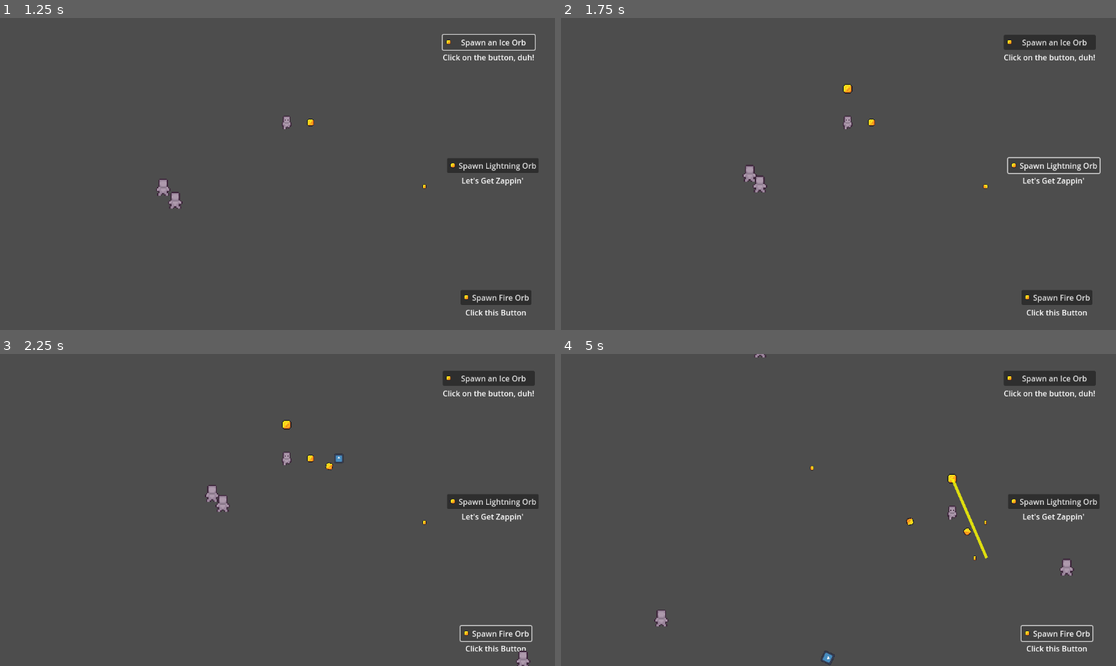
Above: before the commit, frames 1-4 (two rows, left to right).
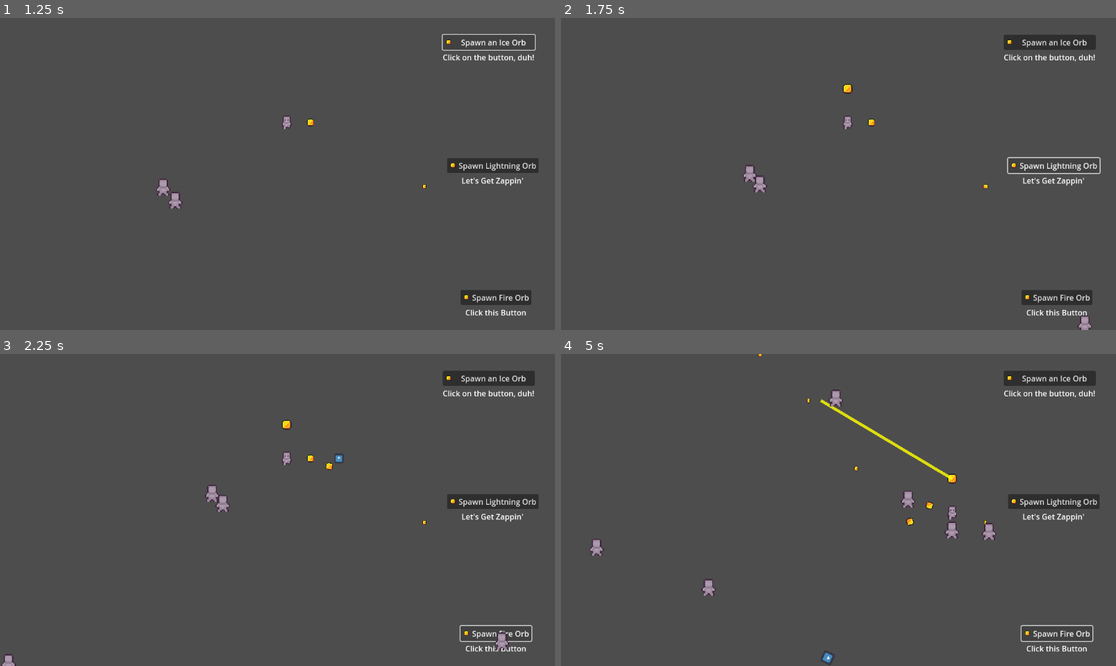
Above: after the commit, the same moments.

Repository: ImperatusGames/TopDownGame
Game: Godot game, scene res://game.tscn
Same seed, same stepped clock (60 frames per second), same inputs: the game is played once before the commit and once after it. The engine's default icon, where the game draws it, is replaced by a stand-in: a white triangle on a blue panel in a dark square.
Inputs:
- Up to frame 1 (1.25 s): click "Spawn an Ice Orb" at 0.5 s
- Up to frame 2 (1.75 s): click "Spawn Lightning Orb" at 1.25 s
- Up to frame 3 (2.25 s): click "Spawn Fire Orb" at 2 s
- Up to frame 4 (5 s): hold D (move_right) 2.78-3.53 s; hold S (move_down) 3.53-4.28 s; hold D (move_right) from 4.28 s (still down)

Frame 1 is identical in both runs. In frame 2, less than 0.1% of the frame differs, in the area x 93-96%, y 95-100%; in frame 3, 0.3%; in frame 4, 1.3%, in the area x 5-93%, y 0-88%.

Commit message:
Recursive Fun
Recursive fun is Recursive fun is Recursive fun is Re

Diff:
--- a/attack.gd
+++ b/attack.gd
@@ -3,3 +3,5 @@
 
 var attack_damage: float
 var attack_position: Vector2
+var slow: bool
+var freeze: bool
--- a/components/velocity_component.gd
+++ b/components/velocity_component.gd
@@ -3,6 +3,13 @@
 
 @export var BASE_SPEED : float
 @export var current_speed : float
+@export var slowable : bool
 
 func _ready():
 	current_speed = BASE_SPEED
+
+func can_be_slowed():
+	if slowable == true:
+		return true
+	else:
+		return false
--- a/enemies/enemy_spawner.tscn
+++ b/enemies/enemy_spawner.tscn
@@ -7,4 +7,5 @@
 
 [node name="Timer" type="Timer" parent="."]
 unique_name_in_owner = true
+wait_time = 0.5
 autostart = true
--- a/enemies/zombie.tscn
+++ b/enemies/zombie.tscn
@@ -64,6 +64,7 @@
 [node name="VelocityComponent" parent="." instance=ExtResource("5_vuyby")]
 unique_name_in_owner = true
 BASE_SPEED = 120.0
+slowable = true
 
 [node name="HurtBoxComponent" parent="." node_paths=PackedStringArray("health_component") instance=ExtResource("6_utg2a")]
 collision_layer = 12
--- a/player/weapons/ice_orb.gd
+++ b/player/weapons/ice_orb.gd
@@ -3,7 +3,7 @@
 var upgrade_level = 0
 var pierce_enabled = false
 var max_pierces = 0
-var slow_enabled = false
+var slow_enabled = true
 var freeze_enabled = false
 var damage = 1
 
@@ -28,5 +28,6 @@
 	ice_bullet.damage += damage
 	ice_bullet.global_rotation = %ShootingPoint.global_rotation
 	ice_bullet.global_position = %ShootingPoint.global_position
+	ice_bullet.slow_enabled = slow_enabled
 	%ShootingPoint.add_child(ice_bullet)
 	## Need to connect all of the variables to the newly spawned shot
--- a/player/weapons/ice_shot.gd
+++ b/player/weapons/ice_shot.gd
@@ -35,16 +35,6 @@
 			#queue_free()
 		#else:
 			#pierce_count += 1
-		#
-	#if body.has_method("take_damage"):
-		#body.take_damage(damage)
-	#
-	#if slow_enabled == true:
-		#if body.has_method("get_slowed"):
-			#var slow_chance = randf()
-			#if slow_chance <= 0.1:
-				#body.get_slowed()
-				#
 	#if freeze_enabled == true:
 		#if body.has_method("get_frozen"):
 			#var freeze_chance = randf()
@@ -59,6 +49,20 @@
 		var attack = Attack.new()
 		attack.attack_damage = damage
 
+		if slow_enabled == true:
+			attack.slow = true
+
+		if freeze_enabled == true:
+			attack.freeze = true
+
 		hurtbox.damage(attack)
 		#print("Damage dealt!")
 		queue_free()
+
+#func _slow_check(area):
+	#if area.get_parent().get_node("VelocityComponent").slowable == true:
+		#return true
+		#print("true")
+	#else:
+		#return false
+		#print("false")
--- a/player/weapons/lightning_orb.gd
+++ b/player/weapons/lightning_orb.gd
@@ -3,15 +3,17 @@
 var upgrade_level : int = 1
 var damage : int = 1
 var chain_lightning : bool = true
-var chain_rate : float = 1.0
+var chain_rate : float = 0.5
+var location : Vector2
 
 func _ready() -> void:
 	$Timer.timeout.connect(_on_timer_timeout)
+	location = Vector2.ZERO
 
 func _on_timer_timeout():
-	lightning_strike()
+	lightning_strike(location)
 
-func lightning_strike():
+func lightning_strike(location : Vector2):
 	var overlapping_enemies = get_overlapping_bodies()
 	if overlapping_enemies.size() > 0:
 		var random_enemy = randi_range(0, overlapping_enemies.size() - 1)
@@ -31,9 +33,10 @@
 			bolt.default_color = Color(255, 255, 0, 1)
 			$ShootingPoint.add_child(bolt)
 
-			bolt.add_point(Vector2.ZERO)
+			bolt.add_point(location)
 			#bolt.add_point(Vector2(200,0))
 			bolt.add_point((enemy_position - $ShootingPoint.global_position) / 2)
+			location = bolt.points[1]
 			#bolt.add_point(enemy.global_position - $ShootingPoint.global_position)
 			#print(bolt.points)
 
@@ -43,22 +46,36 @@
 			if chain_lightning == true:
 				var chain_chance = randi_range(1, 100)
 				if chain_chance <= chain_rate * 100:
-					var shape = CircleShape2D.new()
-					shape.set_radius($CollisionShape2D.shape.radius * 0.85)
-					var check_area = CollisionShape2D.new()
-					check_area.set_shape(shape)
-					check_area.global_position = bolt.points[1]
+					lightning_strike(location)
+				else:
+					location = Vector2.ZERO
 
-					bolt.add_child(check_area)
-
-					#overlapping_enemies = check_area.get_overlapping_bodies()
-					#if overlapping_enemies.size() > 0:
-						#random_enemy = randi_range(0, overlapping_enemies.size() - 1)
-						#if overlapping_enemies[random_enemy].has_node("HurtBoxComponent") == true:
-							#hurtbox = overlapping_enemies[random_enemy].get_node("HurtBoxComponent")
+			#if chain_lightning == true:
+				#var chain_chance = randi_range(1, 100)
+				#if chain_chance <= chain_rate * 100:
+					#var bolt_area = Area2D.new()
+					#bolt_area.monitoring = true
+					#bolt_area.monitorable = true
+					#bolt_area.collision_layer = 3
+					#bolt_area.collision_mask = 3
+					#var shape = CircleShape2D.new()
+					#shape.set_radius($CollisionShape2D.shape.radius * 0.50)
+					#var check_area = CollisionShape2D.new()
+					#check_area.set_shape(shape)
+					#check_area.global_position = bolt.points[1]
+					#bolt_area.add_child(check_area)
+					#
+					#var new_enemies = bolt_area.get_overlapping_bodies()
+					#
+					#bolt.add_child(bolt_area)
+					#
+					#print(new_enemies.size(), " enemies in the sub")
+					#if new_enemies.size() > 0:
+						#random_enemy = randi_range(0, new_enemies.size() - 1)
+						#if new_enemies[random_enemy].has_node("HurtBoxComponent") == true:
+							#hurtbox = new_enemies[random_enemy].get_node("HurtBoxComponent")
 							#hurtbox.damage(attack)
-
-					print("New Shape Should Be Added")
+							#print("Sub-attack")
 
 			var tween = create_tween()
 			tween.tween_property(bolt, "modulate", Color.TRANSPARENT, 1)
--- /dev/null
+++ b/statuses/slow_status_effect.gd
@@ -0,0 +1,17 @@
+extends Node2D
+class_name StatusEffect
+
+@onready var speed = get_parent().get_node("VelocityComponent").current_speed
+
+func _ready() -> void:
+	$Timer.timeout.connect(_on_slow_timeout)
+	$timer.start()
+	_timer_started()
+
+func _timer_started():
+	speed = speed / 2
+	print(speed, " is current speed")
+
+func _on_slow_timeout():
+	var speed = get_parent().get_node("VelocityComponent").BASE_SPEED
+	queue_free()
--- /dev/null
+++ b/statuses/slow_status_effect.tscn
@@ -0,0 +1,11 @@
+[gd_scene load_steps=2 format=3 uid="uid://cm1ptdw1hw40d"]
+
+[ext_resource type="Script" path="res://statuses/slow_status_effect.gd" id="1_cv5xl"]
+
+[node name="SlowStatusEffect" type="Node2D"]
+script = ExtResource("1_cv5xl")
+
+[node name="Timer" type="Timer" parent="."]
+unique_name_in_owner = true
+wait_time = 1.5
+one_shot = true
Not shown, added: player/weapons/lig7AA9.tmp
